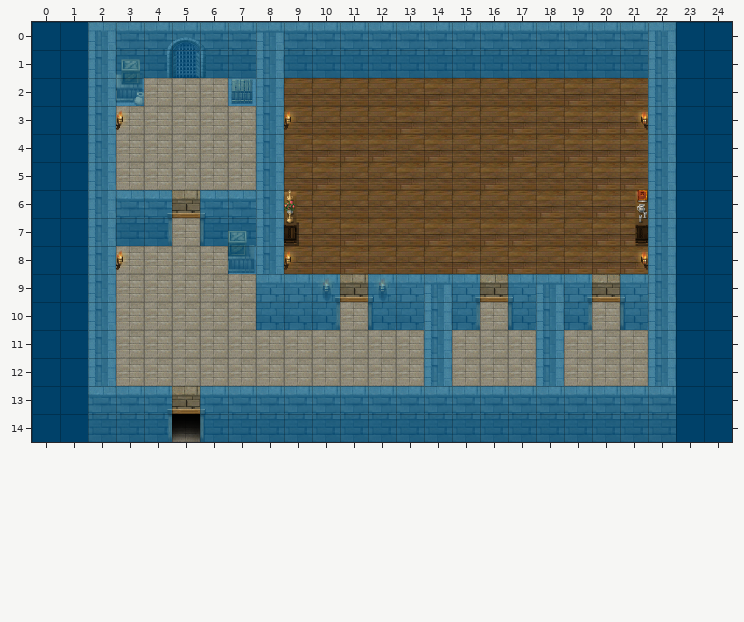
A Tiled map gets an edit: res/map/gandriabarracks/gandriabarracks.tmx. This is how it looked before the edit.
Cells are 50x50 px. Shown: x 0..24, y 0..14.
Once edited:
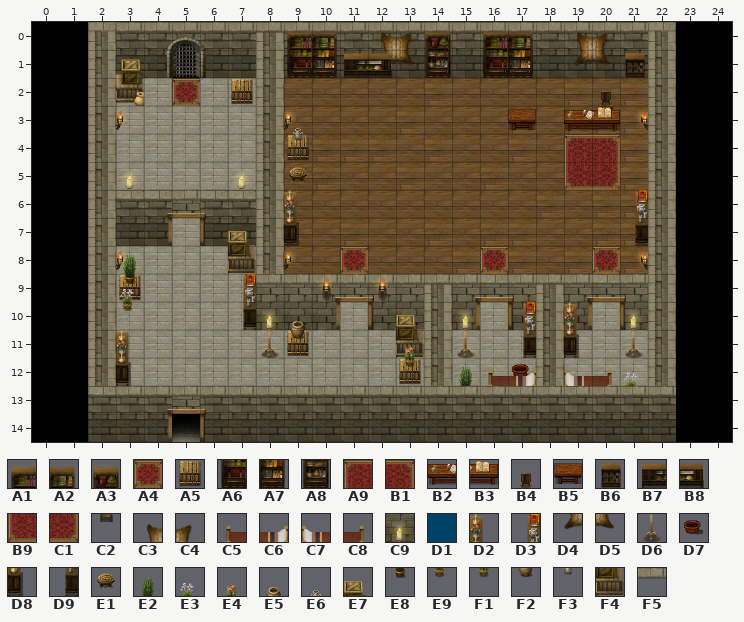
Key: from "tileset_map_gandriabarracks": A1 6, A2 7, A3 8, A4 9, A5 22, A6 25, A7 26, A8 27, A9 28, B1 29, B2 38, B3 39, B4 40, B5 41, B6 44, B7 45, B8 46, B9 47, C1 48, C2 59, C3 61, C4 62, C5 63, C6 64, C7 65, C8 66, C9 67, D1 76, D2 78, D3 79, D4 80, D5 81, D6 86, D7 95, D8 97, D9 98, E1 102, E2 103, E3 104, E4 105, E5 106, E6 107, E7 115, E8 122, E9 123, F1 124, F2 125, F3 126, F4 134, F5 210.
__ is an empty cell.
See-through tiles are keyed as they look on the map.
What changed:
Layer "BG 2":
y 0: x 9..10 F5 F5 -> A1 A2; x 12..14 F5 F5 F5 -> C3 C4 A3; x 16..17 F5 F5 -> A1 A2
y 1: x 9..10 __ __ -> A6 A7; x 12..14 __ __ __ -> D4 D5 A8; x 16..17 __ __ -> A6 A7; x 21 __ -> B6
y 2: x 5 __ -> A4; x 20 __ -> B4
y 3: x 17 __ -> B5; x 19..20 __ __ -> B2 C2
y 4: x 9 __ -> A5; x 19..20 __ __ -> A9 B1
y 5: x 9 __ -> E1; x 19..20 __ __ -> B9 C1
y 8: x 11 __ -> A4; x 16 __ -> A4; x 20 __ -> A4
y 9: x 3 __ -> A5; x 7 __ -> D3
y 10: x 7..8 __ __ -> D9 C9; x 13 __ -> E7
y 11: x 3 __ -> D2; x 8..9 __ __ -> D6 A5; x 13 __ -> F4; x 15 __ -> D6; x 21 __ -> D6
y 12: x 3 __ -> D8; x 13 __ -> A5
Layer "BG 3":
y 0: x 9..17 __ __ __ __ __ __ __ __ __ -> F5 F5 F5 F5 F5 F5 F5 F5 F5; x 19..20 __ __ -> C3 C4
y 1: x 11..12 __ __ -> B7 B8; x 16..17 __ __ -> A6 A7; x 19..20 __ __ -> D4 D5
y 3: x 9 __ -> E6; x 20 __ -> B3
y 4: x 9 __ -> F3
y 8: x 3 __ -> E2
y 9: x 3 __ -> E8
y 10: x 9 __ -> E5
y 11: x 9 __ -> F2; x 13 __ -> E4
y 12: x 13 __ -> F1
Layer "BG 4":
y 9: x 3 __ -> E3
y 10: x 3 __ -> E9; x 17 __ -> D3; x 19 __ -> D2
y 11: x 17 __ -> D9; x 19 __ -> D8
y 12: x 17 __ -> D7
Layer "LFG 1":
y 5: x 3 __ -> C9; x 7 __ -> C9
y 10: x 15 __ -> C9; x 21 __ -> C9
y 12: x 15..17 __ __ __ -> E2 C5 C6; x 19..21 __ __ __ -> C7 C8 E3
Layer "collidable" (now hidden):
y 0..1: x 0..24 D1 D1 D1 D1 D1 D1 D1 D1 D1 D1 D1 D1 D1 D1 D1 D1 D1 D1 D1 D1 D1 D1 D1 D1 D1 -> __ __ __ __ __ __ __ __ __ __ __ __ __ __ __ __ __ __ __ __ __ __ __ __ __
y 2: x 0..3 D1 D1 D1 D1 -> __ __ __ __; x 7..8 D1 D1 -> __ __; x 22..24 D1 D1 D1 -> __ __ __
y 3..5: x 0..2 D1 D1 D1 -> __ __ __; x 8 D1 -> __; x 22..24 D1 D1 D1 -> __ __ __
y 6..7: x 0..4 D1 D1 D1 D1 D1 -> __ __ __ __ __; x 6..8 D1 D1 D1 -> __ __ __; x 22..24 D1 D1 D1 -> __ __ __
y 8: x 0..2 D1 D1 D1 -> __ __ __; x 7..8 D1 D1 -> __ __; x 22..24 D1 D1 D1 -> __ __ __
y 9..10: x 0..2 D1 D1 D1 -> __ __ __; x 8..10 D1 D1 D1 -> __ __ __; x 12..15 D1 D1 D1 D1 -> __ __ __ __; x 17..19 D1 D1 D1 -> __ __ __; x 21..24 D1 D1 D1 D1 -> __ __ __ __
y 11..12: x 0..2 D1 D1 D1 -> __ __ __; x 14 D1 -> __; x 18 D1 -> __; x 22..24 D1 D1 D1 -> __ __ __
y 13..14: x 0..4 D1 D1 D1 D1 D1 -> __ __ __ __ __; x 6..24 D1 D1 D1 D1 D1 D1 D1 D1 D1 D1 D1 D1 D1 D1 D1 D1 D1 D1 D1 -> __ __ __ __ __ __ __ __ __ __ __ __ __ __ __ __ __ __ __
Boxes around the changes in both pictures, in picture pixels (x1, y1, x2, y2):
changed: (32, 22, 732, 442)
